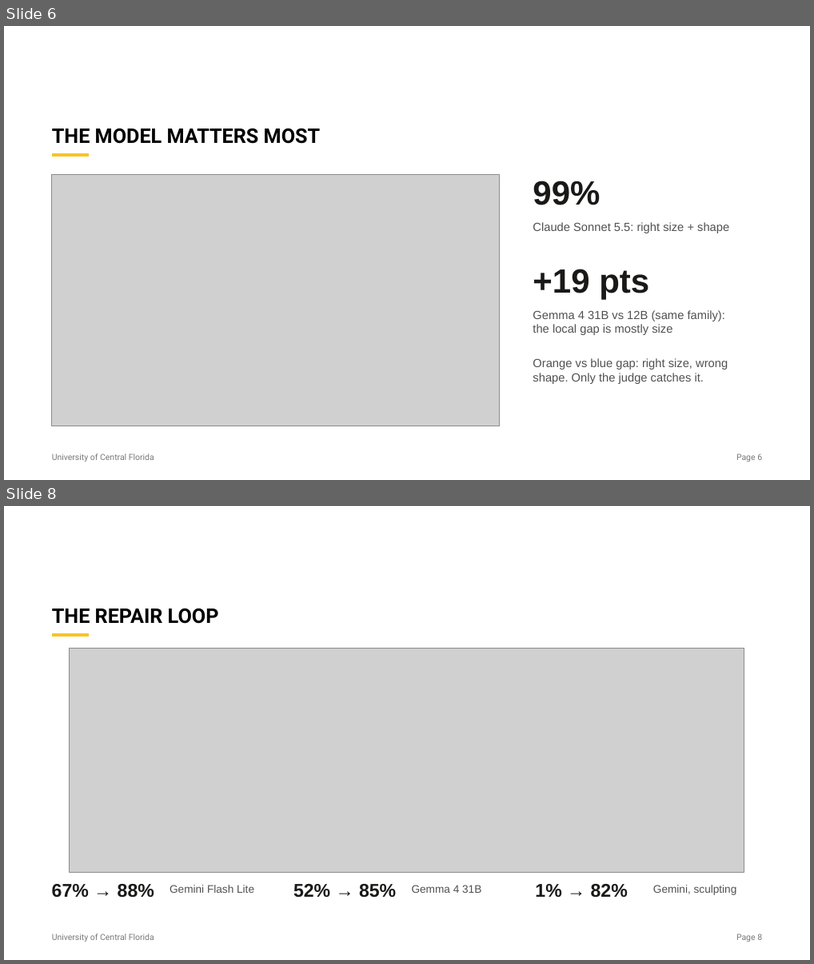
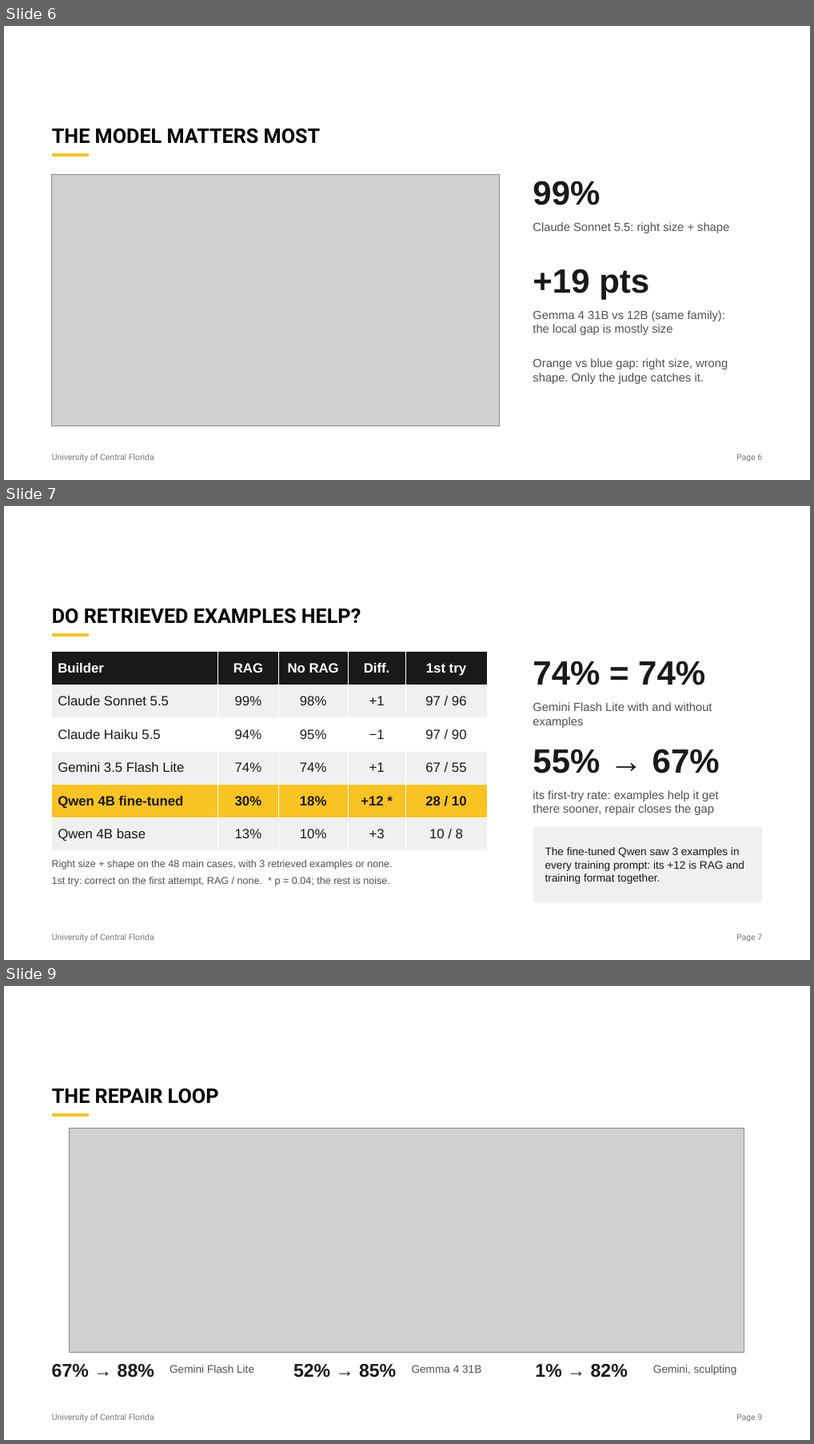
Before and after one commit to mclaager/CAP6938-STL_Agent, a slide deck: deliverables/presentation/stl_agent_talk.pptx. Shown one above the other, each under a label of ours: slides 6 and 8 before the commit, slides 6, 7 and 9 after it; the slides between them are not shown. The pictures are 814x964 and 814x1444 pixels, drawn with LibreOffice and Linux fonts; fonts in the diff are those of the drawing; grey boxes stand for pictures. Boxes give left, top, right and bottom in pixels: in the first picture for what was removed or moved away, otherwise in the second. Text is boxed around its words. In the diff, an @@ line names an element or a change of style, - is before the commit and + after.

```diff
--- a/deliverables/presentation/stl_agent_talk.pptx
+++ b/deliverables/presentation/stl_agent_talk.pptx
@@ slide 7 added at (x1=4, y1=506, x2=810, y2=960), background #FFFFFF; not listed: 3 template elements that a slide beside it also shows @@
@@ title added at (x1=52, y1=608, x2=361, y2=624), 24 pt, text #000000, bold @@
+DO RETRIEVED EXAMPLES HELP?
@@ table added at (x1=52, y1=651, x2=487, y2=851), 6 rows, 5 columns @@
+Builder | RAG | No RAG | Diff. | 1st try
+Claude Sonnet 5.5 | 99% | 98% | +1 | 97 / 96
+Claude Haiku 5.5 | 94% | 95% | −1 | 97 / 90
+Gemini 3.5 Flash Lite | 74% | 74% | +1 | 67 / 55
+Qwen 4B fine-tuned | 30% | 18% | +12 * | 28 / 10
+Qwen 4B base | 13% | 10% | +3 | 10 / 8
@@ text added at (x1=533, y1=660, x2=706, y2=685), 40 pt, text #1A1918, bold @@
+74% = 74%
@@ text added at (x1=533, y1=702, x2=713, y2=728), 14 pt, text #505050 @@
+Gemini Flash Lite with and without examples
@@ text added at (x1=533, y1=748, x2=720, y2=773), 40 pt, text #1A1918, bold @@
+55% → 67%
@@ text added at (x1=533, y1=790, x2=718, y2=815), 14 pt, text #505050 @@
+its first-try rate: examples help it get
+there sooner, repair closes the gap
@@ rectangle added at (x1=534, y1=827, x2=762, y2=902), fill #F0F0F0 @@
@@ text added at (x1=52, y1=860, x2=392, y2=886), 12 pt, text #505050 @@
+Right size + shape on the 48 main cases, with 3 retrieved examples or none.
+1st try: correct on the first attempt, RAG / none. * p = 0.04; the rest is noise.
@@ text added at (x1=546, y1=847, x2=745, y2=884), 13 pt, text #1A1918 @@
+The fine-tuned Qwen saw 3 examples in every training prompt: its +12 is RAG and training format together.
@@ what was slide 8 is now slide 9 @@
```
Also in this commit, not shown: 3 other slides added, 3 slides removed, 2 other files.
